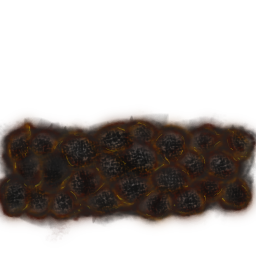
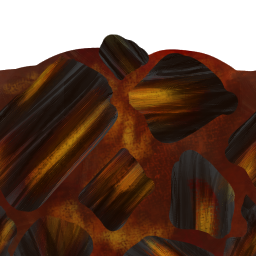
Layer changes from the first 256x256 image to the second:
added group "Mine" with 8 layers above "Black" over (0, 34, 256, 256)
added group "Group 9" with 5 layers in group "Mine" over (0, 34, 256, 256)
added layer "Black2" (76%) in group "Group 9" over (0, 34, 256, 256)
added layer "Black" (1st of 2, in "Mine" › "Group 9") in group "Group 9" over (0, 34, 256, 256)
added layer "Yellow" (1st of 2, in "Mine" › "Group 9") (79%) in group "Group 9" over (0, 34, 256, 256)
added layer "Orange" (1st of 2, in "Mine" › "Group 9") in group "Group 9" over (0, 34, 256, 256)
added layer "Red" (1st of 2, in "Mine" › "Group 9") in group "Group 9" over (0, 34, 256, 256)
added layer "Gray" in group "Mine" over (0, 34, 256, 256)
added layer "Black" (2nd of 2) (multiply, 61%) above "Paint Layer 12" over (0, 34, 256, 256)
added layer "Paint Layer 12" (47%) above "Group 10" over (0, 34, 256, 256)
added group "Group 10" with 3 layers above "Red" over (0, 34, 256, 256)
added layer "Yellow" (2nd of 2, in "Group 10") in group "Group 10" over (0, 34, 192, 256)
added layer "Orange" (2nd of 2, in "Group 10") in group "Group 10" over (0, 34, 256, 256)
added layer "Lighter red" in group "Group 10" over (0, 34, 256, 256)
added layer "Red" (2nd of 2) above "Thari" over (0, 34, 256, 256)
moved "coal dust" into group "Thari" over (0, 64, 256, 256)
moved "coals" (1st of 2, in "Thari") into group "Thari" over (0, 64, 256, 256)
moved "yellows" into group "Thari" over (0, 64, 256, 256)
moved "coals" (2nd of 2, in "Thari") into group "Thari" over (0, 64, 256, 256)
moved "oranges" into group "Thari" over (0, 64, 256, 256)
moved "Paint Layer 3" into group "Thari" over (0, 64, 256, 256)
moved "Copy of Paint Layer 3" into group "Thari" over (0, 64, 256, 256)
moved "Visible" into group "Thari" over (0, 64, 256, 256)
moved "Paint Layer 4" into group "Thari" over (0, 64, 256, 256)
